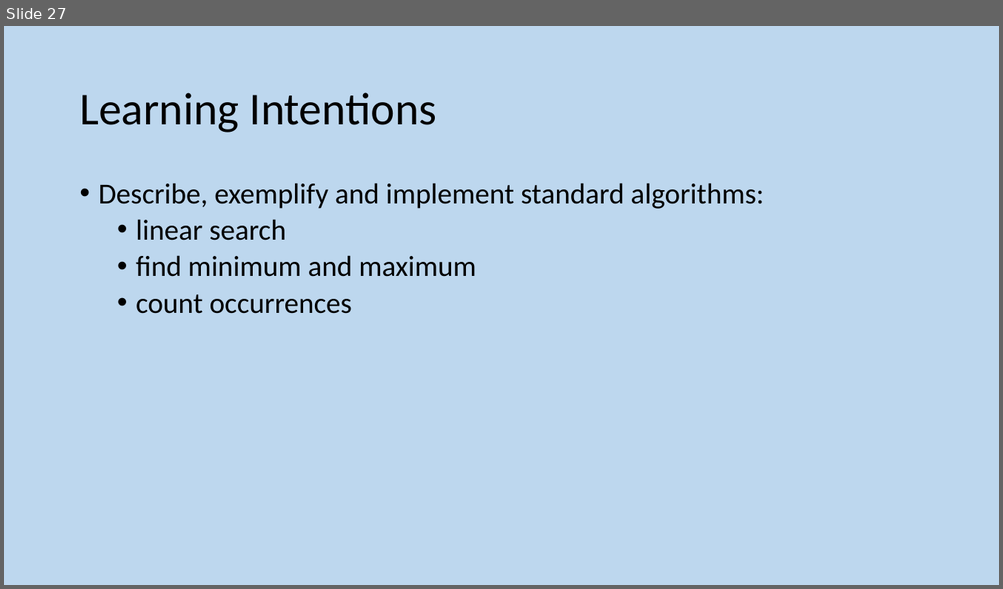
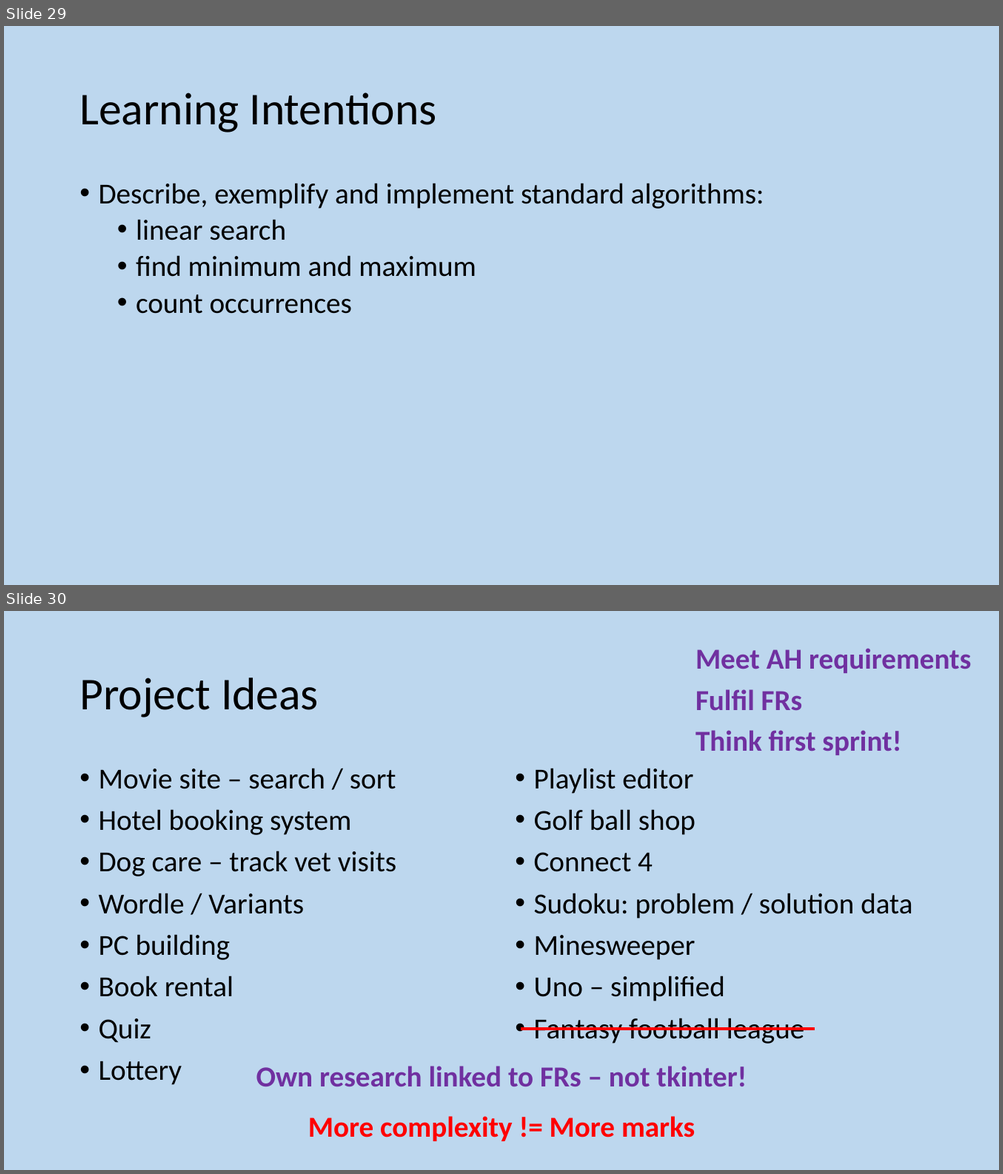
Before and after one commit to MrFriendCS/MrFriendCS.github.io, a slide deck: ah-cs/sdd/AH CS SDD Slides.pptx. Shown one above the other, each under a label of ours: slide 27 before the commit, slides 29 and 30 after it. The pictures are 1003x589 and 1003x1174 pixels, drawn with LibreOffice and Linux fonts; fonts in the diff are those of the drawing. Boxes give left, top, right and bottom in pixels: in the first picture for what was removed or moved away, otherwise in the second. Text is boxed around its words. In the diff, an @@ line names an element or a change of style, - is before the commit and + after.

```diff
--- a/ah-cs/sdd/AH CS SDD Slides.pptx
+++ b/ah-cs/sdd/AH CS SDD Slides.pptx
@@ slide 30 added at [4,611,999,1170], background #BDD7EE @@
@@ text added at [695,648,970,755], 28 pt, text #7030A0, bold @@
+Meet AH requirements
+Fulfil FRs
+Think first sprint!
@@ title added at [79,678,318,718], 44 pt, text #000000 @@
+Project Ideas
@@ text added at [99,768,396,1085], 28 pt, text #000000 @@
+• Movie site – search / sort
+• Hotel booking system
+• Dog care – track vet visits
+• Wordle / Variants
+• PC building
+• Book rental
+• Quiz
+• Lottery
@@ text added at [534,768,912,1044], 28 pt, text #000000 @@
+• Playlist editor
+• Golf ball shop
+• Connect 4
+• Sudoku: problem / solution data
+• Minesweeper
+• Uno – simplified
+• Fantasy football league
@@ line added from (521, 1030) to (814, 1030), #FF0000 3 pt @@
@@ text added at [256,1066,746,1088], 28 pt, text #7030A0, bold @@
+Own research linked to FRs – not tkinter!
@@ text added at [308,1116,694,1142], 28 pt, text #FF0000, bold @@
+More complexity != More marks
@@ what was slide 27 is now slide 29 @@
```
Also in this commit, not shown: 5 slides changed, 31 other slides added, 18 other files.
